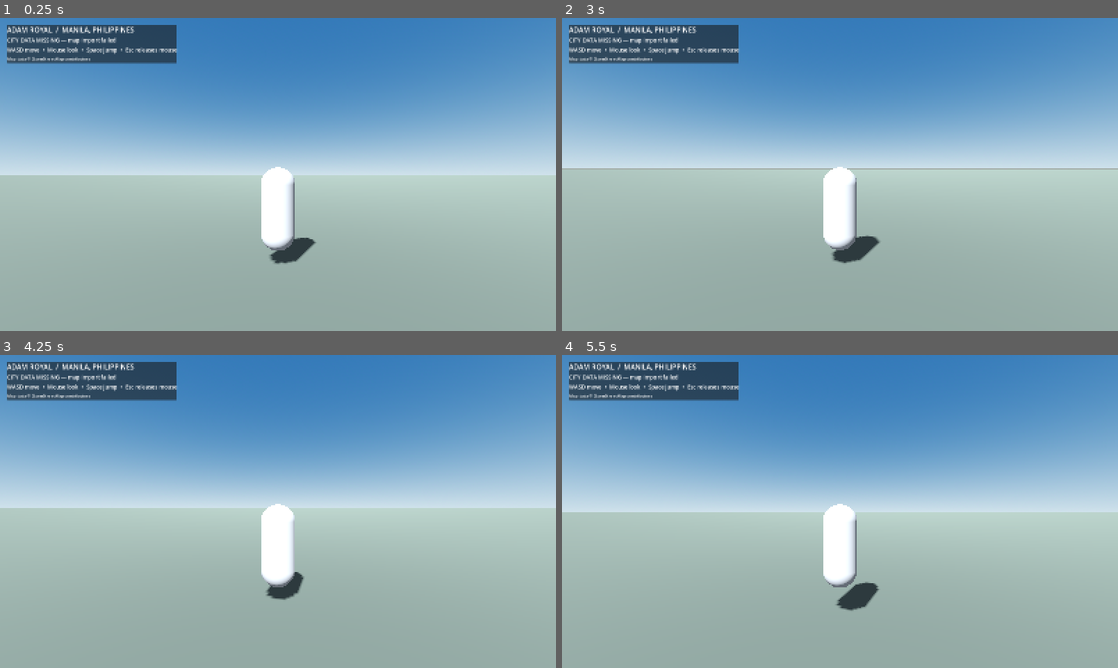
Above: before the commit, frames 1-4 (two rows, left to right).
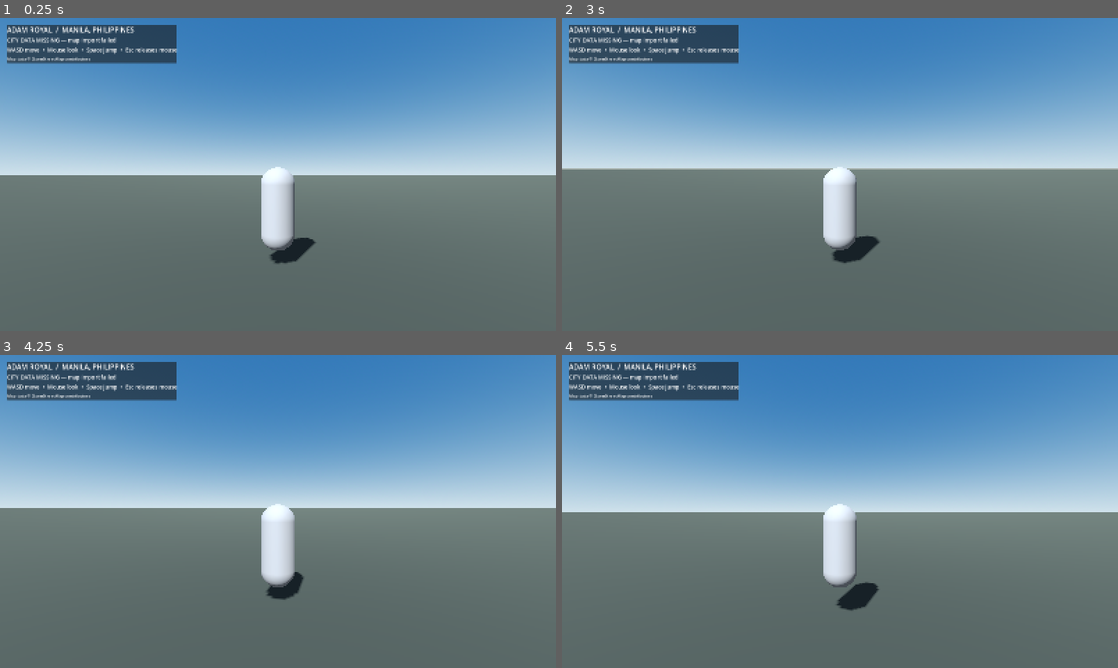
Above: after the commit, the same moments.

Repository: saeedhub101/Adam-City
Game: Godot game, scene res://scenes/main.tscn
The game is run twice, just before and just after one commit, with the same random seed, the same clock (stepped at 60 frames per second) and the same inputs.
Inputs (mouse positions are in pixels of both pictures, inside the frame that each line leads up to):
- Up to frame 1 (0.25 s): no input
- Up to frame 2 (3 s): tap Enter at 0.5 s; move the mouse to (867, 174) at 0.52 s; hold W (move_forward) from 0.53 s (still down); tap Space (jump) at 0.77, 1.52 s; move the mouse to (812, 174) at 1.27 s; move the mouse to (851, 168) at 2.02 s; move the mouse to (834, 180) at 2.77 s
- Up to frame 3 (4.25 s): keep holding W (move_forward); tap Space (jump) at 3.02, 3.77 s; move the mouse to (316, 514) at 3.52 s
- Up to frame 4 (5.5 s): keep holding W (move_forward); move the mouse to (795, 508) at 4.27 s; tap Space (jump) at 4.52 s; move the mouse to (845, 511) at 5.02 s

The runs differ from the first frame. In frame 1, 50% of the frame differs, in the area x 0-100%, y 47-100%; in frame 2, 51%; in frame 3, 51%; in frame 4, 50%.

Commit message:
Reduce overexposed city lighting and improve ground contrast

Diff:
--- a/GodotAdamRoyal/scripts/main.gd
+++ b/GodotAdamRoyal/scripts/main.gd
@@ -188,13 +188,13 @@
 	env.sky = sky
 	env.ambient_light_source = Environment.AMBIENT_SOURCE_COLOR
 	env.ambient_light_color = Color(0.68, 0.72, 0.78)
-	env.ambient_light_energy = 0.7
+	env.ambient_light_energy = 0.38
 	env.tonemap_mode = Environment.TONE_MAPPER_FILMIC
 	world.environment = env
 	add_child(world)
 	var sun := DirectionalLight3D.new()
 	sun.rotation_degrees = Vector3(-48, -28, 0)
-	sun.light_energy = 1.35
+	sun.light_energy = 0.85
 	sun.shadow_enabled = true
 	add_child(sun)
 
@@ -211,7 +211,7 @@
 	plane_mesh.size = Vector2(5000, 5000)
 	plane.mesh = plane_mesh
 	var mat := StandardMaterial3D.new()
-	mat.albedo_color = Color(0.28, 0.31, 0.28)
+	mat.albedo_color = Color(0.22, 0.24, 0.21)
 	mat.roughness = 1.0
 	plane.material_override = mat
 	plane.position.y = -0.13
